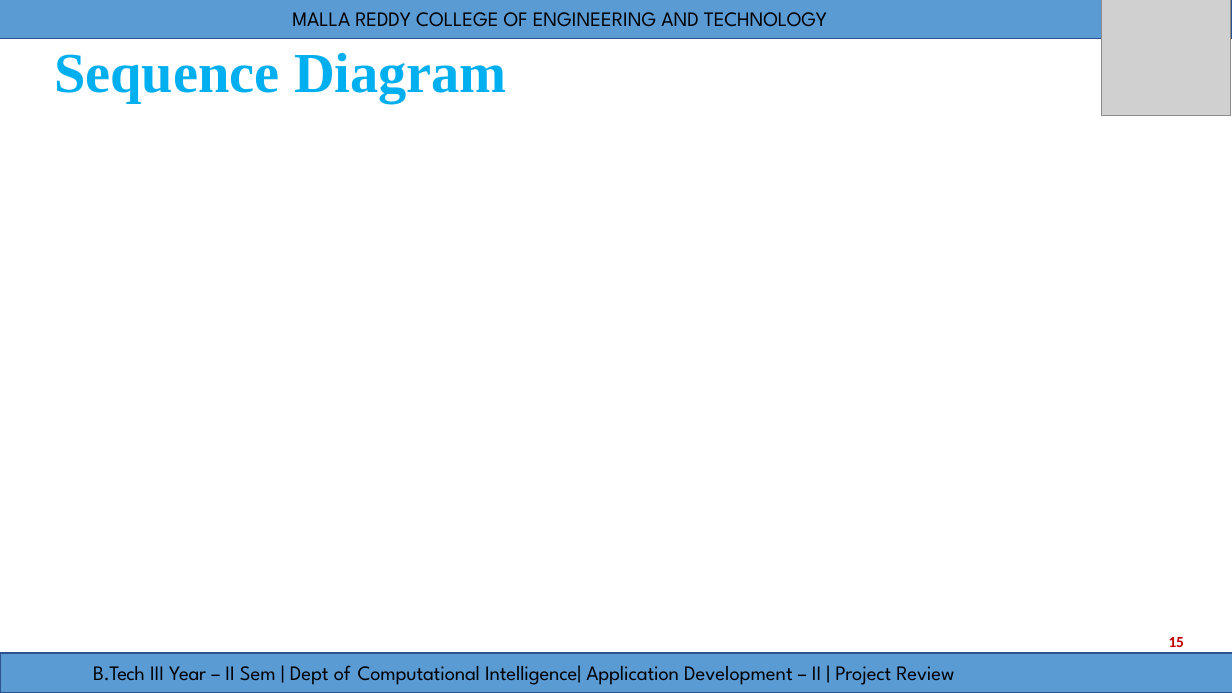
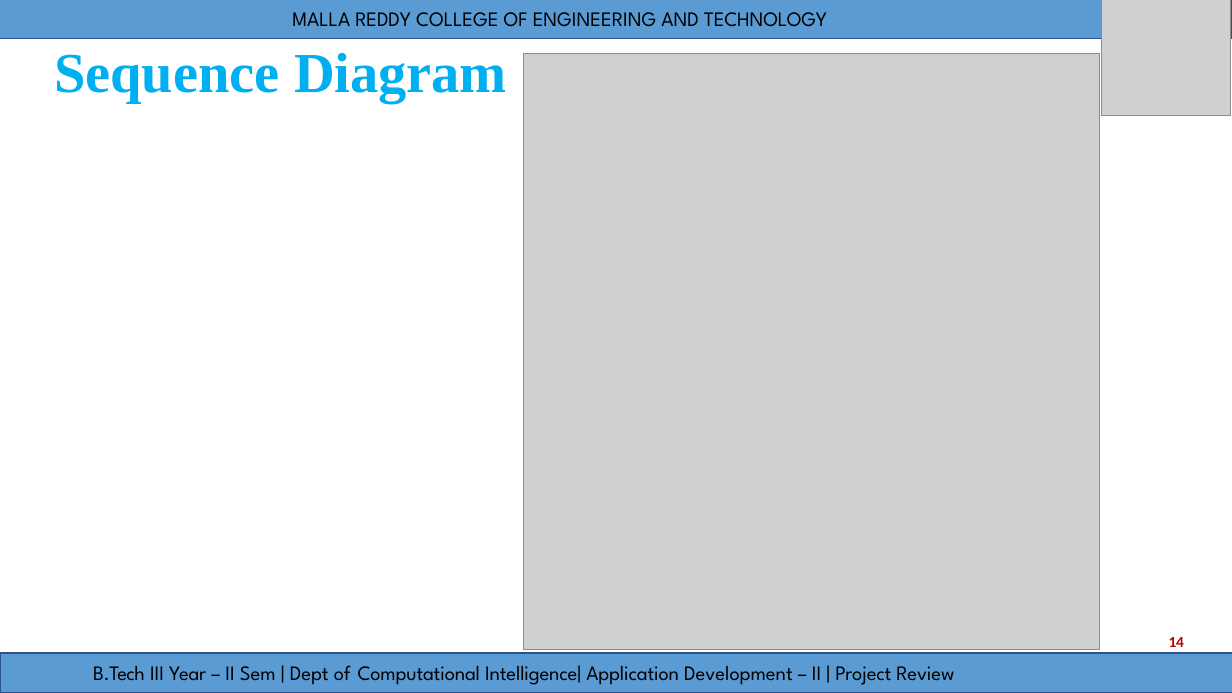
Before and after one commit to Nikhith-08/FitFusion, a slide deck: slide 14 of Documentation/PPT/FitFusion_Updated.pptx (slide 15 before the commit). Drawn at 1232x693 pixels with LibreOffice and Linux fonts; fonts in the diff are those of the drawing; grey boxes stand for pictures. Boxes give left, top, right and bottom in pixels: in the first picture for what was removed or moved away, otherwise in the second. Text is boxed around its words. In the diff, an @@ line names an element or a change of style, - is before the commit and + after.

```diff
--- a/Documentation/PPT/FitFusion_Updated.pptx
+++ b/Documentation/PPT/FitFusion_Updated.pptx
@@ picture added at <box>524,54,1101,650</box> @@
@@ page number at <box>1169,637,1184,647</box>: text changed @@
-15
+14
```
Also in this commit, not shown: 5 other slides changed, 31 other files.
